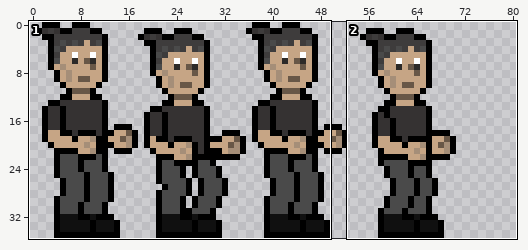
Sprite sheet: DATA/Images/Sprites/Chars/Gregoire/gregoire_idle.png. The picture above shows the old version from afar; the outline marks the close-up.
Close-up. Before:
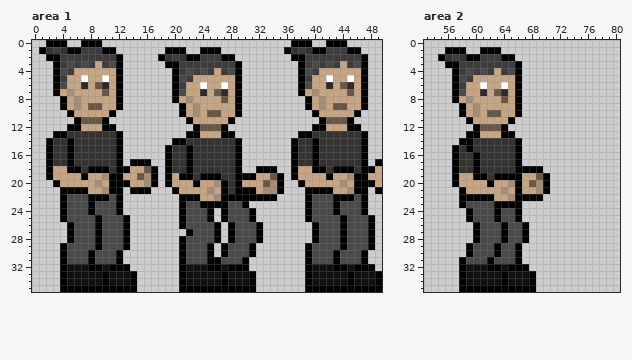
The file is 100x36 pixels. Colours within 5 levels of each other are drawn and written as one. Shown: area 1: x 0..49, y 0..35; area 2: x 53..80, y 0..35. The wide view leaves out empty margins.
The same view after the edit:
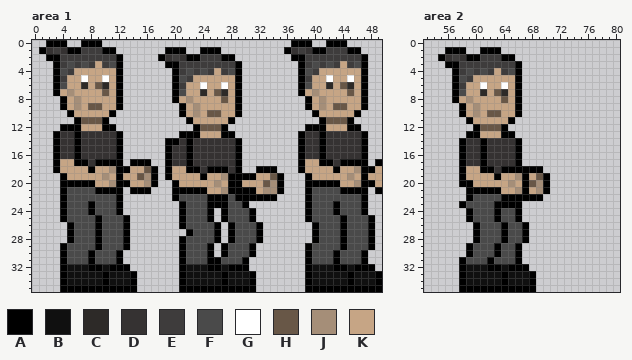
Palette (. is transparent): A #000000  B #101010  C #2d2a28  D #353232  E #3e3c3c  F #4a4a4a  G #ffffff  H #685747  J #a58e78  K #c6a585
Commit: fixed keyboard and add Gregoire walk animation
Change:
--- area 1
@@ x 0..49 @@
 11 ......AHHHA...........AKKKKKA............AHHHA....
-12 .....AAKKKAA...........AHHHA............AAKKKAA...
-13 ...AADDDDDDDA.........AAKKKAA.........AADDDDDDDA..
-14 ..ADDADDDDDDA.......AADDDDDDDA.......ADDADDDDDDA..
-15 ..ADDADDDDDDA......ADDADDDDDDA.......ADDADDDDDDA..
-16 ..ADDADDDDDDA......ADDADDDDDDA.......ADDADDDDDDA..
-17 ..ADDADDDDDDA.AAA..ADDADDDDDDA.......ADDADDDDDDA.A
-18 ..AKKAADAAADAAKKHA.ADDADDDDDDA..AAA..AKKAADAAADAAK
-19 ..AKKKKAKKJAAKKHJA.AKAADAAADDAAAKKHA.AKKKKAKKJAAKK
-20 ...AKKKKKJKAAAKKJA.AKKKAKKJADAKKKHJA..AKKKKKJKAAAK
-21 ....AAAAKKJAA.AAA...AKKKKJKADAAAKJJA...AAAAKKJAA.A
-22 ....AFFFAAAFA........AAAKKJAAAAAAAA....AFFFAAAFA..
-23 ....AFFFAFFFA........AFFAAAAFFA........AFFFAFFFA..
+12 ....AAAKKKAA...........AHHHA...........AAAKKKAA...
+13 ...ADDADDDDDA........AAAKKKAA.........ADDADDDDDA..
+14 ...ADDADDDDDA......AADADDDDDDA........ADDADDDDDA..
+15 ...ADDADDDDDA......ADDADDDDDDA........ADDADDDDDA..
+16 ...ADDADDDDDA......ADDADDDDDDA........ADDADDDDDA..
+17 ...AKKAADAAAA.AAA..ADDADDDDDDA........AKKAADAAAA.A
+18 ...AKKKKAKKJAAKKHA.AKKAADAAADA..AAA...AKKKKAKKJAAK
+19 ....AKKKKKJKAKKHJA.AKKKKAKKJAAAAKKHA...AKKKKKJKAKK
+20 ....AAAAAKKJAAKKJA..AKKKKKJKAAKKKHJA...AAAAAKKJAAK
+21 ....AFFFFAAAA.AAA...AAAAAKKJAAAAKJJA...AFFFFAAAA.A
+22 ....AFFFFFFFA.......AFFFFAAAFAAAAAA....AFFFFFFFA..
+23 ....AFFFAFFFA........AFFFAAAFFA........AFFFAFFFA..
 24 ....AFFFAFFFA........AFFFA.AFFFA.......AFFFAFFFA..
--- area 2
@@ x 55..69 @@
 13 ....AAKKKAA....
-14 ...AADDDDDDA...
-15 ..ADADDDDDDA...
-16 ..ADDADDDDDA...
-17 ..ADDADDDDDA...
-18 ..ADDADDDDDAAAA
-19 ..AKKAADAAAAKKH
-20 ..AKKKKAKKJAKHJ
-21 ...AKKKKKJKAKKJ
-22 ...AAAAAKKJAAAA
+14 ...ADDADDDDA...
+15 ...ADDADDDDA...
+16 ...ADDADDDDA...
+17 ...ADDADDDDA...
+18 ...AKKAADAAAAAA
+19 ...AKKKKAKKJAKH
+20 ...AAKKKKKJKAHJ
+21 ....AAAAAKKJAKJ
+22 ....AFFFFAAAAAA
 23 ...AFFFFAAAA...
Boxes around the changes in both close-ups, in picture pixels (x1, y1, x2, y2):
changed: (46, 124, 116, 201)
changed: (291, 124, 361, 201)
changed: (165, 131, 193, 145)
changed: (165, 166, 235, 208)
changed: (452, 138, 529, 201)
